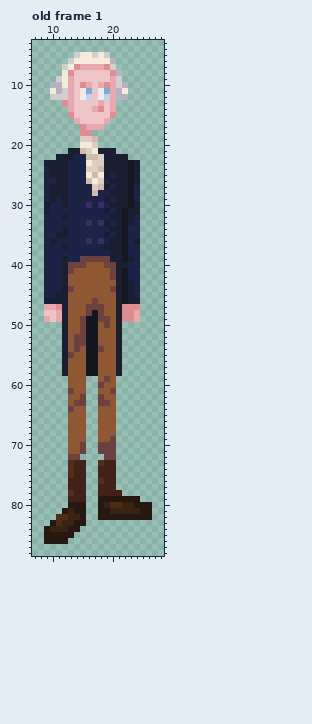
Edited in one commit: pixel-art file (Sprites/personagens/fase 4/pierre vergniaud.aseprite). Above: the version before the commit.
36x90 pixels, 1 frame. Colours within 5 levels of each other are drawn and written as one. Shown: old frame 1: x 7..28, y 3..88. The commit also changed other frames, which this record leaves out.
And afterwards:
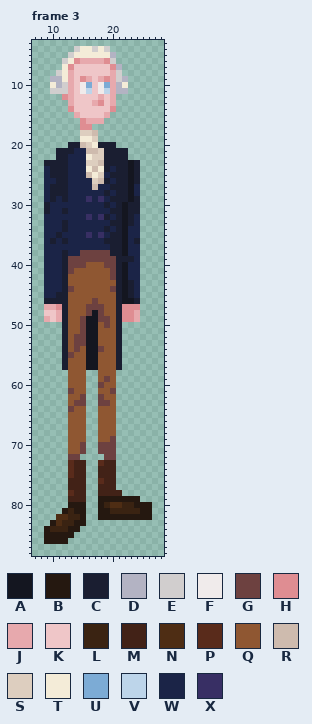
Palette (. is transparent): A #141620  B #251810  C #1a1e31  D #b3b3c3  E #d1cece  F #f0ebeb  G #6d4140  H #df8d92  J #e7a9ad  K #efc6c8  L #3a2312  M #422217  N #4e2d14  P #592b1b  Q #8f5732  R #cebbae  S #ddcebf  T #f4ecd8  U #7cabd5  V #bdd5ea  W #1b2447  X #382f64
A new or re-ordered frame is compared with the old frame closest to it.
Edits made:
frames 1 -> 5
--- frame 3 is new; against old frame 1
@@ x 7..28 @@
  3 ......................
- 4 ......................
- 5 .......ETTETE.........
- 6 ......ETTTTTTD........
- 7 .....ETHJJJJHE........
- 8 .....THKKKKKKHD.......
- 9 ....ETJKKKKKKJE.......
-10 ...DDTJKHJKJHJED......
-11 ...TDEJKFUKFUJDT......
-12 ...EEEJKFVKFVJDD......
-13 .....HJKKKKJKJ........
-14 ......JKKKJHKJ........
-15 ......HKKKKKKH........
-16 .......JKKKKJ.........
-17 ........HJJJ..........
-18 ........HH............
-19 ........SSR...........
-20 ........TTS...........
-21 ......CCRSTCCC........
-22 ....CCCWWRRSCCCC......
-23 ..CCCCWWWTSSCCCCAC....
-24 ..WCCCWWWSSRCCCCAC....
-25 ..WCCCWWWTRTCWCCAC....
-26 ..WWCCWWWRTSWCCCAC....
-27 ..WCCCWWWWSRCWCCAW....
-28 ..WCCCWWWWRWWCCCAW....
-29 ..WCWCWWWWWWCWCCAW....
-30 ..CWWCWWWXWXWCCCAC....
-31 ..CWWWWWWWWWCWCACC....
-32 ..WWWCWWWWWWWCCACW....
-33 ..WWWWWWWXWXCWCACW....
-34 ..WWWCWWWWWWWCCAWW....
-35 ..WWCCWWWWWWCWCAWW....
-36 ..WCWWWWWXWXWCCAWC....
-37 ..WWWCWWWWWWCCCAWW....
-38 ..WWWWWWWWWWWCCAWW....
-39 ..WWWCWWGGGGGCCACW....
-40 ..WWWCGGGQQQGGCCWW....
+ 4 .......ETTETE.........
+ 5 ......ETTTTTTD........
+ 6 .....ETHJJJJHE........
+ 7 .....THKKKKKKHD.......
+ 8 ....ETJKKKKKKJE.......
+ 9 ...DDTJKHJKJHJED......
+10 ...TDEJKFUKFUJDT......
+11 ...EEEJKFVKFVJDD......
+12 .....HJKKKKJKJ........
+13 ......JKKKJHKJ........
+14 ......HKKKKKKH........
+15 .......JKKKKJ.........
+16 ........HJJJ..........
+17 ........HH............
+18 ........SSR...........
+19 ........TTS...........
+20 ......CCRSTCCC........
+21 ....CCCWWRRSCCCC......
+22 ....CCWWWTSSCCCC......
+23 ..CCCCWWWSSRCCCCAC....
+24 ..WCCCWWWTRTCWCCAC....
+25 ..WCCCWWWRTSWCCCAC....
+26 ..WWCCWWWWSRCWCCAC....
+27 ..WCCCWWWWRWWCCCAW....
+28 ..WCCCWWWWWWCWCCAW....
+29 ..WCWCWWWXWXWCCCAC....
+30 ..CWWWWWWWWWCWCACC....
+31 ..CWWCWWWWWWWCCACC....
+32 ..WWWWWWWXWXCWCACW....
+33 ..WWWCWWWWWWWCCACW....
+34 ..WWWCWWWWWWCWCAWW....
+35 ..WWCWWWWXWXWCCAWW....
+36 ..WCWCWWWWWWCCCAWC....
+37 ..WWWWWWWWWWWCCAWW....
+38 ..WWWCWWGGGGGCCAWW....
+39 ..WWWCGGGGGGGGCCCW....
+40 ..WWWCGGGQQQGGCAWW....
 41 ..WWWCGQQQQQQGCAWW....
@@ x 21..25 @@
 45 CACW.
-46 CACC.
+46 CAAC.
 47 CHHH.
@@ x 10..23 @@
 57 ..CQQQAAQQQC..
-58 ..CQQQAAQQQC..
+58 ...QQQ..QQQ...
 59 ...QQQ..QGQ...
Pixel boxes of the changes (left, top, right, bottom) in both pictures:
changed: (50, 46, 140, 268)
changed: (128, 298, 134, 304)
erased: (62, 370, 68, 376)
erased: (86, 370, 122, 376)
